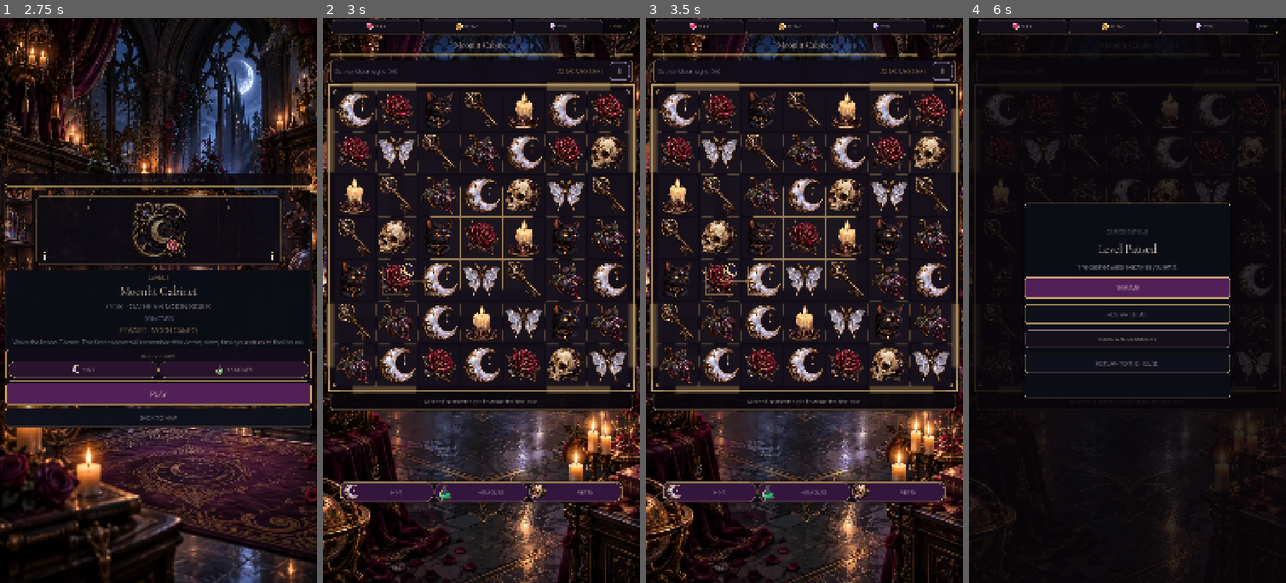
Above: before the commit, frames 1-4 (left to right).
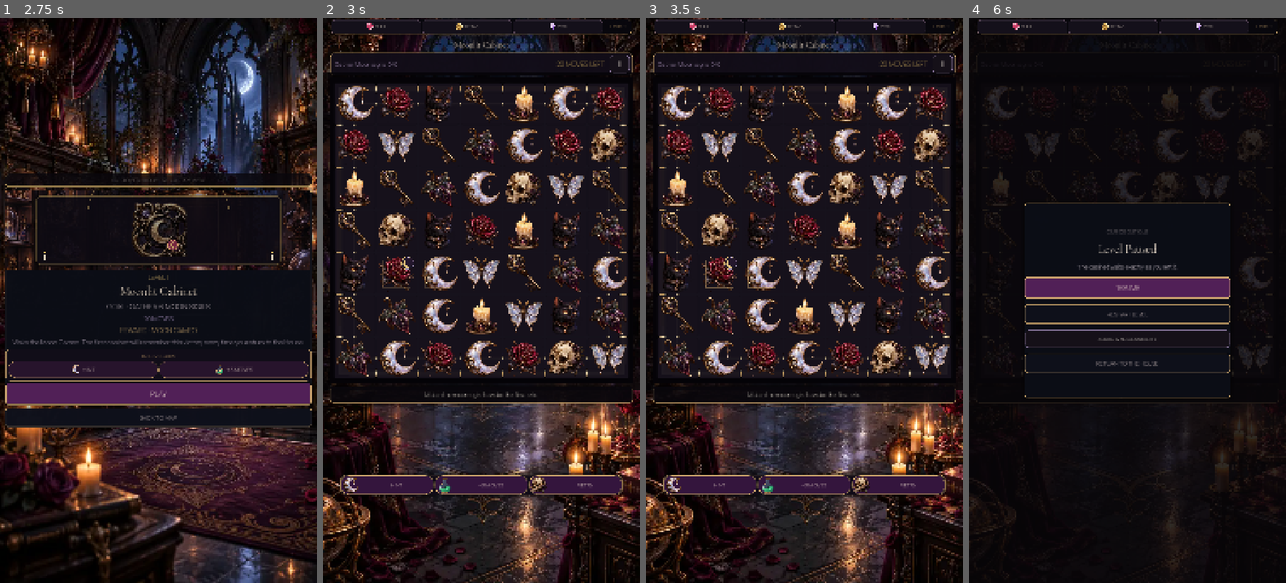
Above: after the commit, the same moments.

Repository: Jay-prodesign/akilta-match3
Game: Godot game, scene res://src/app/app_bootstrap.tscn
Two runs of this game, one before a commit and one after it. Both use one fixed random seed, a clock stepped at 60 frames per second and the inputs below.
Inputs:
- Up to frame 1 (2.75 s): click "ENTER THE HOUSE" at 0.5 s; click "ENTER CURIO BOUTIQUE" at 1.25 s; click "1" at 2 s
- Up to frame 2 (3 s): click "PLAY" at 2.75 s
- Up to frame 3 (3.5 s): no input
- Up to frame 4 (6 s): click "RETRY" at 3.5 s; click "RETRY" at 4.25 s; click "RETRY" at 5 s; click "Ⅱ" at 5.75 s

Frame 1 is identical in both runs. In frame 2, 29% of the frame differs, in the area x 0-100%, y 5-87%; in frame 3, 29%; in frame 4, 2.1%.

Commit message:
Gameplay: verified owned Curio House board field
* Gameplay: replace candidate UI primitives with owned board field

* Gameplay: deliver owned board frame as stable PNG

* Gameplay: remove corrupt superseded board frame asset

* Assets: record verified owned gameplay board field

* Assets: record verified owned gameplay board field

Diff:
--- a/assets/manifests/screen_asset_manifest.json
+++ b/assets/manifests/screen_asset_manifest.json
@@ -708,17 +708,18 @@
         "high_contrast"
       ],
       "type": "structural_ui",
-      "dimensions": "512x512_9slice",
+      "dimensions": "512x512_owned_raster_runtime",
       "aspect_ratio": "scalable",
-      "transparent": true,
+      "transparent": false,
       "variants": [
         "default"
       ],
       "reuse": "global",
       "priority": "P0",
-      "production_status": "candidate",
-      "current_path": "assets/board/gbl_board_ritual_frame_9s_base_v01.svg",
-      "architecture_owned": true,
+      "production_status": "runtime_connected_owned_raster_verified",
+      "current_path": "assets/board/gbl_board_ritual_frame_9s_base_v01.png",
+      "architecture_owned": true,
+      "provenance": "AKILTA first-party raster board field derived from the contract-owned Curio House ritual frame; verified in Godot 4.7.2 Golden Loop and three-level rendered gameplay.",
       "contract_owners": [
         {
           "screen": "S05",
@@ -730,7 +731,9 @@
             "high_contrast"
           ]
         }
-      ]
+      ],
+      "source_master": "assets/board/gbl_board_ritual_frame_9s_base_v01.svg",
+      "runtime_dependency": "owned_only"
     },
     {
       "asset_id": "booster_hint",
--- a/src/match3/presentation/board_view.gd
+++ b/src/match3/presentation/board_view.gd
@@ -6,7 +6,7 @@
 
 const PieceVisuals = preload("res://src/match3/presentation/piece_visuals.gd")
 const PieceAssetLoader = preload("res://src/match3/presentation/piece_asset_loader.gd")
-const KENNEY_FRAME_PATH := "res://assets/candidate/third_party/kenney/fantasy-ui-borders/frame-024.png"
+const BOARD_FRAME_PATH := "res://assets/board/gbl_board_ritual_frame_9s_base_v01.png"
 const SPECIAL_ASSET_PATHS := {
 	"line_h": "res://assets/specials/gbl_special_line_h_idle_v01.webp",
 	"line_v": "res://assets/specials/gbl_special_line_v_idle_v01.webp",
@@ -87,7 +87,7 @@
 func _cascade_phase(cascade: int, from_fraction: float, to_fraction: float) -> float:
 	var window := _cascade_window(cascade)
 	return _phase_progress(lerpf(window.x, window.y, from_fraction), lerpf(window.x, window.y, to_fraction))
-var _candidate_frame_texture: ImageTexture
+var _board_frame_texture: ImageTexture
 var _reduced_motion: bool = false
 var _high_contrast: bool = false
 var _teaching_from := Vector2i(-1, -1)
@@ -100,16 +100,16 @@
 	resized.connect(queue_redraw)
 	mouse_filter = Control.MOUSE_FILTER_STOP
 	focus_mode = Control.FOCUS_ALL
-	_load_candidate_frame()
-	queue_redraw()
-
-func _load_candidate_frame() -> void:
-	if not FileAccess.file_exists(KENNEY_FRAME_PATH):
-		return
-	var image := Image.load_from_file(KENNEY_FRAME_PATH)
+	_load_board_frame()
+	queue_redraw()
+
+func _load_board_frame() -> void:
+	if not FileAccess.file_exists(BOARD_FRAME_PATH):
+		return
+	var image := Image.load_from_file(BOARD_FRAME_PATH)
 	if image == null or image.is_empty():
 		return
-	_candidate_frame_texture = ImageTexture.create_from_image(image)
+	_board_frame_texture = ImageTexture.create_from_image(image)
 
 func set_visual_profile(profile: String) -> void:
 	_visual_profile = profile if PieceAssetLoader.PROFILE_PATHS.has(profile) else "curio_boutique_opening"
@@ -628,51 +628,17 @@
 	return {"origin": Vector2(origin_x, origin_y), "cell_size": cell_size}
 
 func _draw_board_frame(rect: Rect2) -> void:
-	var shadow := rect.grow(10.0)
-	draw_rect(shadow, Color(0.015, 0.01, 0.02, 0.82), true)
-	draw_rect(rect, Color("#100B15"), true)
-	var outer := Color(GOLD)
-	outer.a = 0.94 if _high_contrast else 0.72
-	draw_rect(rect, outer, false, 3.0)
-	var inner := Color(GOLD)
-	inner.a = 0.42 if _high_contrast else 0.24
-	draw_rect(rect.grow(-7.0), inner, false, 1.5)
-	var mark_color := Color(GOLD)
-	mark_color.a = 0.5
-	var mark := minf(rect.size.x, rect.size.y) * 0.035
-	for corner in [
-		rect.position,
-		Vector2(rect.end.x, rect.position.y),
-		Vector2(rect.position.x, rect.end.y),
-		rect.end
-	]:
-		var sx: float = 1.0 if corner.x == rect.position.x else -1.0
-		var sy: float = 1.0 if corner.y == rect.position.y else -1.0
-		draw_line(corner, corner + Vector2(mark * sx, 0), mark_color, 2.0)
-		draw_line(corner, corner + Vector2(0, mark * sy), mark_color, 2.0)
-	# Carved corner diamonds and double inner rule echo the North Star's antique frame.
-	draw_rect(rect.grow(-5.0), Color(GOLD, 0.26), false, 1.0)
-	for corner in [
-		rect.position + Vector2(mark * 0.62, mark * 0.62),
-		Vector2(rect.end.x - mark * 0.62, rect.position.y + mark * 0.62),
-		Vector2(rect.position.x + mark * 0.62, rect.end.y - mark * 0.62),
-		rect.end - Vector2(mark * 0.62, mark * 0.62)
-	]:
-		var diamond := PackedVector2Array([
-			corner + Vector2(0, -mark * 0.30),
-			corner + Vector2(mark * 0.30, 0),
-			corner + Vector2(0, mark * 0.30),
-			corner + Vector2(-mark * 0.30, 0)
-		])
-		draw_colored_polygon(diamond, Color(GOLD, 0.85))
-		draw_circle(corner, maxf(1.5, mark * 0.07), Color("#FFF0C7"))
-
-	# CC0 frame geometry is used only as a candidate ornamental primitive;
-	# Curio House color/material identity remains owned by this renderer.
-	if _candidate_frame_texture != null:
-		var ornament_tint := Color(GOLD)
-		ornament_tint.a = 0.68
-		draw_texture_rect(_candidate_frame_texture, rect.grow(10.0), false, ornament_tint)
+	var framed_rect := rect.grow(12.0)
+	var shadow := framed_rect.grow(8.0)
+	draw_rect(shadow, Color(0.015, 0.01, 0.02, 0.74), true)
+	if _board_frame_texture != null:
+		draw_texture_rect(_board_frame_texture, framed_rect, false)
+	else:
+		# Semantic fallback only; production runtime should use the owned raster.
+		draw_rect(rect, Color("#100B15"), true)
+		draw_rect(rect, Color(GOLD, 0.74), false, 3.0)
+	if _high_contrast:
+		draw_rect(rect.grow(-7.0), Color("#FFF0C7", 0.78), false, 2.0)
 
 func _motion_piece_in_flight(pos: Vector2i) -> bool:
 	for item in _motion_items:
--- a/src/ui/gameplay/gameplay_screen.gd
+++ b/src/ui/gameplay/gameplay_screen.gd
@@ -19,7 +19,6 @@
 const RewardRevealFx = preload("res://src/ui/shared/reward_reveal_fx.gd")
 const MoveResolver = preload("res://src/match3/domain/move_resolver.gd")
 const HapticsController = preload("res://src/feedback/haptics_controller.gd")
-const KENNEY_DIVIDER_PATH := "res://assets/candidate/third_party/kenney/fantasy-ui-borders/divider-004.png"
 
 @export var default_level_path := "res://content/levels/ch01/level_001.json"
 @export var default_seed := 1001
@@ -102,7 +101,6 @@
 func _ready() -> void:
 	world_backdrop.texture = ScreenArt.texture("gameplay_bg_curio_boutique")
 	world_backdrop.modulate = Color.WHITE
-	_install_candidate_divider()
 	_install_hud_plate()
 	_build_top_resource_bar()
 	_build_booster_tray()
@@ -593,27 +591,6 @@
 	proclamation.add_theme_font_size_override("font_size", 18)
 	copy.add_child(proclamation)
 	_result_proclamation = proclamation
-
-func _install_candidate_divider() -> void:
-	var layout := get_node_or_null("Layout")
-	if layout == null or layout.get_node_or_null("TitleDivider") != null:
-		return
-	if not FileAccess.file_exists(KENNEY_DIVIDER_PATH):
-		return
-	var image := Image.load_from_file(KENNEY_DIVIDER_PATH)
-	if image == null or image.is_empty():
-		return
-	var divider := TextureRect.new()
-	divider.name = "TitleDivider"
-	divider.custom_minimum_size = Vector2(0, 16)
-	divider.mouse_filter = Control.MOUSE_FILTER_IGNORE
-	divider.modulate = Color(0.851, 0.71, 0.416, 0.52)
-	divider.texture = ImageTexture.create_from_image(image)
-	divider.expand_mode = TextureRect.EXPAND_IGNORE_SIZE
-	divider.stretch_mode = TextureRect.STRETCH_SCALE
-	layout.add_child(divider)
-	layout.move_child(divider, min(2, layout.get_child_count() - 1))
-
 
 func _install_hud_plate() -> void:
 	var layout := get_node_or_null("Layout") as VBoxContainer
Binary file added: assets/board/gbl_board_ritual_frame_9s_base_v01.png
Not shown, changed: .github/workflows/p0-headless.yml
Not shown, changed: .github/workflows/p0-visual.yml
